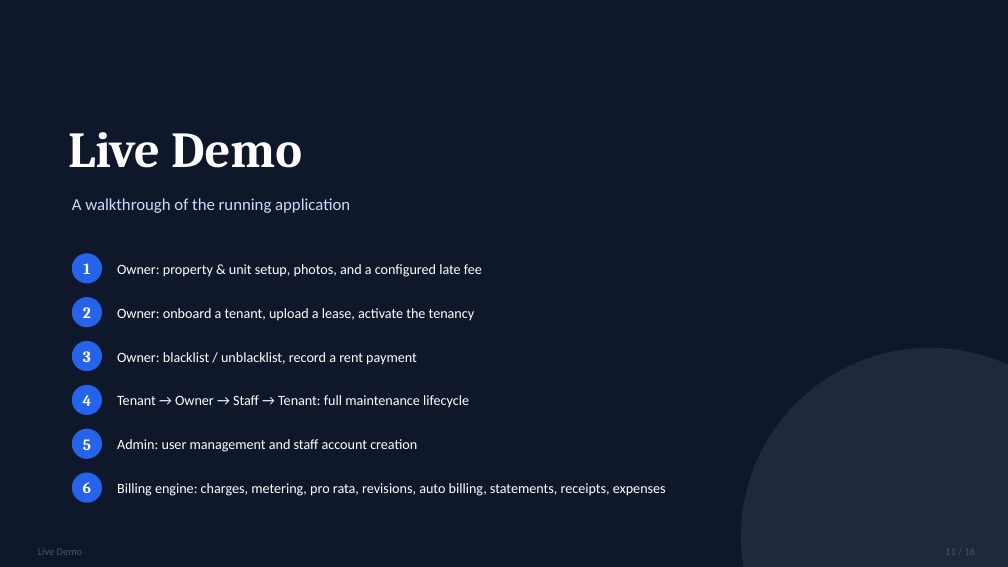
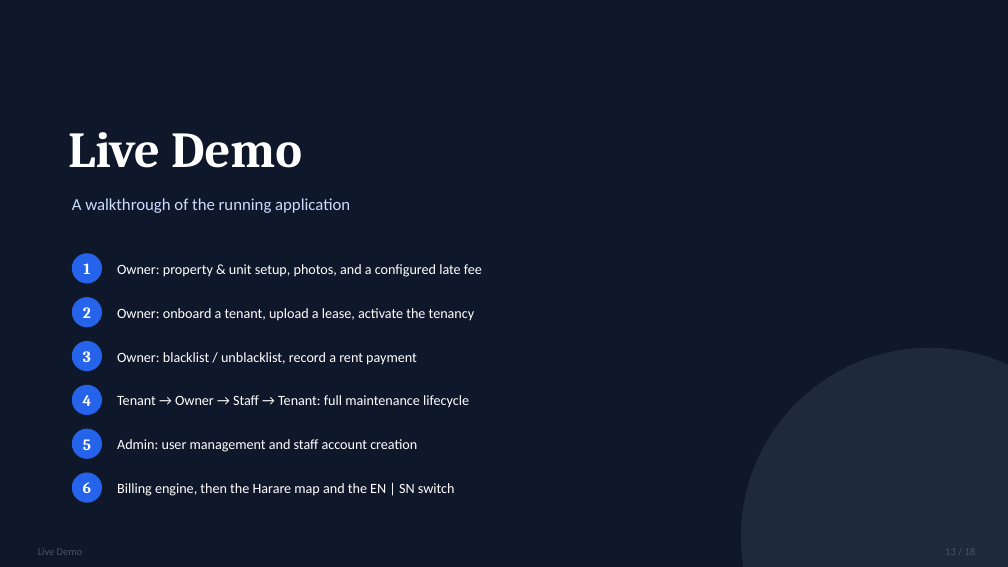
Before and after one commit to Abdur-lab/github-slideshow, a slide deck: slide 13 of docs/ABDURRAHMAAN_IT401_DEL_6_PRESENTATION.pptx (slide 11 before the commit). Drawn at 1008x567 pixels with LibreOffice and Linux fonts; fonts in the diff are those of the drawing. Boxes give left, top, right and bottom in pixels: in the first picture for what was removed or moved away, otherwise in the second. Text is boxed around its words. In the diff, an @@ line names an element or a change of style, - is before the commit and + after.

```diff
--- a/docs/ABDURRAHMAAN_IT401_DEL_6_PRESENTATION.pptx
+++ b/docs/ABDURRAHMAAN_IT401_DEL_6_PRESENTATION.pptx
@@ text at [117, 483, 455, 496]: text changed @@
-Billing engine: charges, metering, pro rata, revisions, auto billing, statements, receipts, expenses
+Billing engine, then the Harare map and the EN | SN switch
```
Also in this commit, not shown: 14 other slides changed, 2 slides added, 1 other file.
